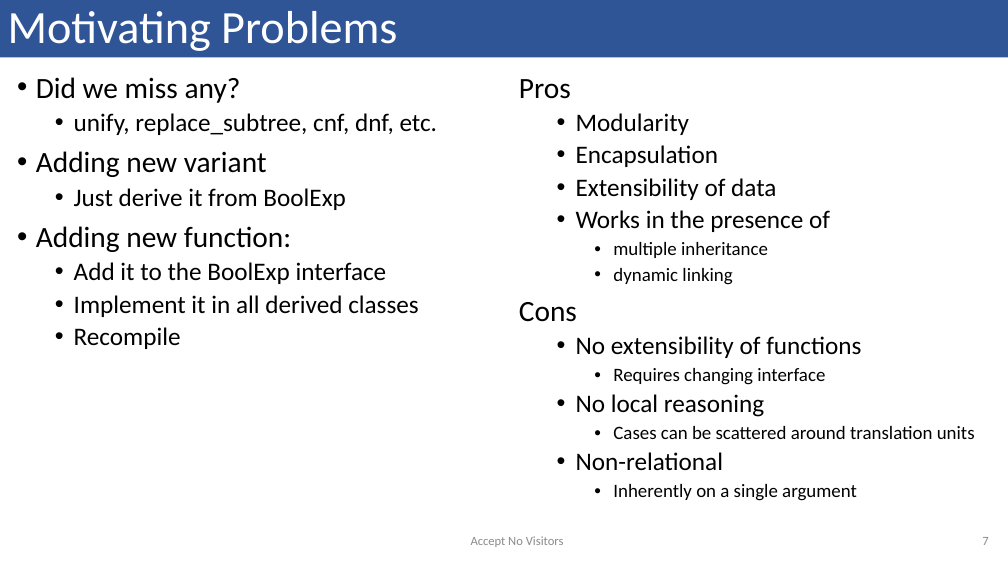
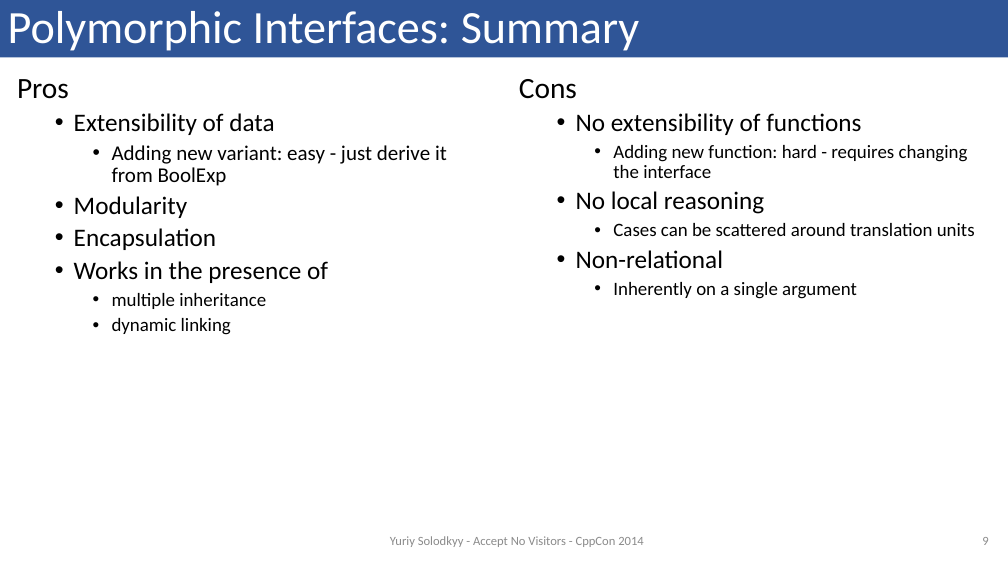
Before and after one commit to solodon4/Mach7, a slide deck: slide 9 of media/presentations/2014-09-12 CppCon.pptx (slide 7 before the commit). Drawn at 1008x567 pixels with LibreOffice and Linux fonts; fonts in the diff are those of the drawing. Boxes give left, top, right and bottom in pixels: in the first picture for what was removed or moved away, otherwise in the second. Text is boxed around its words. In the diff, an @@ line names an element or a change of style, - is before the commit and + after.

```diff
--- a/media/presentations/2014-09-12 CppCon.pptx
+++ b/media/presentations/2014-09-12 CppCon.pptx
@@ title at (x1=8, y1=11, x2=639, y2=51): text changed @@
-Motivating Problems
+Polymorphic Interfaces: Summary
@@ text at (x1=17, y1=79, x2=447, y2=335): text changed @@
-• Did we miss any?
-  • unify, replace_subtree, cnf, dnf, etc.
-• Adding new variant
-  • Just derive it from BoolExp
-• Adding new function:
-  • Add it to the BoolExp interface
-  • Implement it in all derived classes
-  • Recompile
+Pros
+  • Extensibility of data
+    • Adding new variant: easy - just derive it from BoolExp
+  • Modularity
+  • Encapsulation
+  • Works in the presence of
+    • multiple inheritance
+    • dynamic linking
@@ text at (x1=519, y1=79, x2=830, y2=285): paragraphs removed @@
-Pros
-  • Modularity
-  • Encapsulation
-  • Extensibility of data
-  • Works in the presence of
-    • multiple inheritance
-    • dynamic linking
@@ text at (x1=613, y1=145, x2=968, y2=178): text changed @@
-    • Requires changing interface
+    • Adding new function: hard - requires changing the interface
@@ text at (x1=390, y1=536, x2=643, y2=547): text changed @@
-Accept No Visitors
+Yuriy Solodkyy - Accept No Visitors - CppCon 2014
```
Also in this commit, not shown: 35 other slides changed, 6 slides added.
